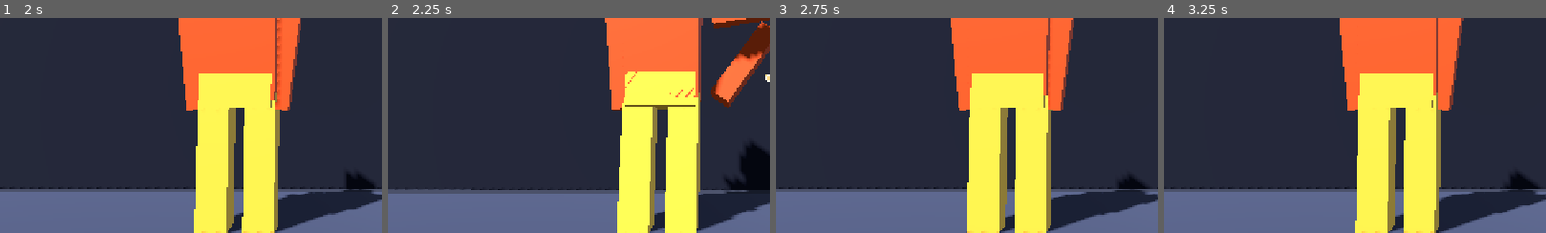
Above: before the commit, frames 1-4 (left to right).
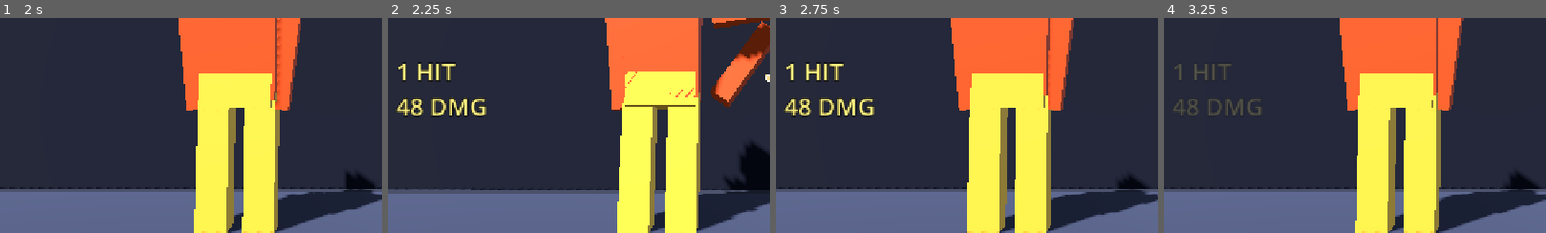
Above: after the commit, the same moments.

Repository: muji-wyh/FootisesGame3
Game: Godot game, scene res://scenes/match/Training.tscn
Same seed, same stepped clock (60 frames per second), same inputs: the game is played once before the commit and once after it. This scene is started directly instead of the project's main scene. Sound files missing from this copy of the repository are replaced by a short silence.
Inputs (mouse positions are % of the whole screen's width and height, from its top left):
- Up to frame 1 (2 s): move the mouse to (72, 45) at 0.52 s; hold D 0.53-1.25 s; tap U (p1_lp) at 0.6 s; click (72, 45) at 0.67 s; drag from (30, 55) to (45, 70) at 1.27 s
- Up to frame 2 (2.25 s): move the mouse to (60, 28) at 2.02 s; hold D from 2.03 s (still down); tap I at 2.1 s
- Up to frame 3 (2.75 s): keep holding D
- Up to frame 4 (3.25 s): release D at 2.75 s; drag from (45, 70) to (20, 35) at 2.77 s
The pictures show only the part of the screen within x 4-54%, y 45-95%; the shares and areas given below are measured in that part.

Frame 1 is identical in both runs. In frame 2, 1.7% of the frame differs, in the area x 2-26%, y 20-47%; in frame 3, 1.7%; in frame 4, 0.7%.

Commit message:
Fix hit spark visibility and hit counter
Co-authored-by: Copilot <223556219+Copilot@users.noreply.github.com>

Diff:
--- a/characters/blaze/blaze.gd
+++ b/characters/blaze/blaze.gd
@@ -39,12 +39,12 @@
 ## These relationships are locked in by _test_blaze_button_roles() in tools/run_tests.gd;
 ## retune the data and that test together if a button's role changes.
 const NORMAL_TUNING := {
-	"st_lp": {"startup": 4, "active": 3, "recovery": 9, "damage …(90 unchanged characters)… ck": 3.2, "hit_offset": Vector3(0.57, 1.0, 0.0), "hit_size": Vector3(0.37, 0.36, 0.55), "cancel_into": ["flame_step_l"], "hit_reaction_clip": "KB_Hit_m_HighRight_Weak"},
+	"st_lp": {"startup": 4, "active": 3, "recovery": 9, "damage …(90 unchanged characters)… ck": 3.2, "hit_offset": Vector3(0.57, 1.35, 0.0), "hit_size": Vector3(0.37, 0.62, 0.55), "cancel_into": ["flame_step_l"], "hit_reaction_clip": "KB_Hit_m_HighRight_Weak"},
 	"st_mp": {"startup": 7, "active": 3, "recovery": 16, "damage": 48, "hitstun": 18, "blockstun": 11, "hitstop": 10, "gua …(227 unchanged characters)…
 	"st_hp": {"startup": 9, "active": 4, "recovery": 18, "damage": 78, "hitstun": 21, "blockstun": 13, "hitstop": 12, "gua …(297 unchanged characters)…
 	"st_lk": {"startup": 5, "active": 3, "recovery": 9, "damage": 29, "hitstun": 14, "blockstun": 9, "hitstop": 9, "guard": GameConst.Guard.MID, "knockback": 3.0, "hit_offset": Vector3(0.66, 0.72, 0.0), "hit_size": Vector3(0.46, 0.34, 0.62), "cancel_into": ["flame_step_l"]},
 	"st_mk": {"startup": 7, "active": 4, "recovery": 14, "damage": 51, "hitstun": 18, "blockstun": 11, "hitstop": 10, "guard": GameConst.Guard.MID, "knockback": 4.2, "hit_offset": Vector3(0.74, 0.86, 0.0), "hit_size": Vector3(0.54, 0.40, 0.68), "cancel_into": []},
-	"st_hk": {"startup": 11, "active": 4, "recovery": 20, "dama …(92 unchanged characters)… back": 5.6, "hit_offset": Vector3(0.82, 0.98, 0.0), "hit_size": Vector3(0.62, 0.46, 0.72), "launch": false, "launch_veloc …(153 unchanged characters)…
+	"st_hk": {"startup": 11, "active": 4, "recovery": 20, "dama …(92 unchanged characters)… back": 5.6, "hit_offset": Vector3(0.82, 1.36, 0.0), "hit_size": Vector3(0.62, 0.56, 0.72), "launch": false, "launch_veloc …(153 unchanged characters)…
 	"cr_lp": {"startup": 4, "active": 3, "recovery": 9, "damage": 25, "hitstun": 13, "blockstun": 9, "hitstop": 9, "guard": GameConst.Guard.MID, "knockback": 3.1, "hit_offset": Vector3(0.58, 0.78, 0.0), "hit_size": Vector3(0.37, 0.34, 0.55), "cancel_into": ["flame_step_l"]},
 	"cr_mp": {"startup": 6, "active": 3, "recovery": 12, "damage": 46, "hitstun": 16, "blockstun": 10, "hitstop": 10, "guard": GameConst.Guard.MID, "knockback": 3.5, "cancel_into": ["st_mp", "flame_surge", "flame_step_m", "super_inferno"]},
 	"cr_hp": {"startup": 7, "active": 5, "recovery": 22, "damage": 74, "hitstun": 22, "blockstun": 12, "hitstop": 12, "gua …(298 unchanged characters)…
--- a/scripts/combat/CharacterKit.gd
+++ b/scripts/combat/CharacterKit.gd
@@ -38,7 +38,7 @@
 		{"id": "st_lp", "display_name": "Stand LP", "button": GameConst.Btn.LP, "stance": GameConst.Stance.STAND,
 			"startup": 4, "active": 3, "recovery": 9, "damage": 28,
 			"hitstun": 16, "blockstun": 9, "hitstop": 9, "guard": GameConst.Guard.MID, "knockback": 3.2,
-			"hit_offset": Vector3(0.62, 1.0, 0.0), "hit_size": Vector3(0.42, 0.36, 0.55),
+			"hit_offset": Vector3(0.62, 1.35, 0.0), "hit_size": Vector3(0.42, 0.62, 0.55),
 			"cancel_into": cancels},
 		{"id": "st_mp", "display_name": "Stand MP", "button": GameConst.Btn.MP, "stance": GameConst.Stance.STAND,
 			"startup": 7, "active": 3, "recovery": 16, "damage": 50,
--- a/scripts/match/HitSpark.gd
+++ b/scripts/match/HitSpark.gd
@@ -67,6 +67,7 @@
 	mat.shading_mode = BaseMaterial3D.SHADING_MODE_UNSHADED
 	mat.transparency = BaseMaterial3D.TRANSPARENCY_ALPHA
 	mat.blend_mode = BaseMaterial3D.BLEND_MODE_ADD
+	mat.no_depth_test = true
 	mat.albedo_color = color
 	mat.emission_enabled = true
 	mat.emission = color
--- a/scripts/ui/HUD.gd
+++ b/scripts/ui/HUD.gd
@@ -169,14 +169,14 @@
 	if side == 1:
 		rect.position.x = info["x"] + DR_W * (1.0 - frac)
 
-## Show this side's combo count + (scaled) damage. hits < 2 starts the fade-out but keeps
-## the last value on screen; hits >= 2 refreshes it. Driven by the fighter's combo_changed.
+## Show this side's hit count + (scaled) damage. hits <= 0 starts the fade-out but keeps
+## the last value on screen; hits > 0 refreshes it. Driven by the fighter's combo_changed.
 func set_combo(side: int, hits: int, damage: int) -> void:
 	var lbl: Label = _combo_label[side]
 	if lbl == null:
 		return
-	if hits >= 2:
-		lbl.text = "%d HITS\n%d DMG" % [hits, damage]
+	if hits > 0:
+		lbl.text = "%d %s\n%d DMG" % [hits, "HIT" if hits == 1 else "HITS", damage]
 		_combo_show[side] = 1.1
 		lbl.modulate.a = 1.0
 
--- a/tools/run_tests.gd
+++ b/tools/run_tests.gd
@@ -218,7 +218,18 @@
 	_step(ctx, _neutral(), _neutral(), 20)
 	_check("P2 took jab damage", f2.health < hp_before)
 	_check("P1 gained meter on hit", f1.meter > 0)
-	ctx["arena"].queue_free()
+	_check("standing LP impact spawns at jab fist height", f2.last_hit_point.y >= 1.25)
+	ctx["arena"].queue_free()
+
+	var hk_ctx := _build()
+	var h1: Fighter = hk_ctx["f1"]
+	var h2: Fighter = hk_ctx["f2"]
+	h1.position.x = -0.5
+	h2.position.x = 0.5
+	_step(hk_ctx, _mk(0, 0, GameConst.Btn.HK), _neutral(), 1)
+	_step(hk_ctx, _neutral(), _neutral(), 24)
+	_check("standing HK impact spawns at high-kick height", h2.last_hit_point.y >= 1.3)
+	hk_ctx["arena"].queue_free()
 
 func _test_lp_whiff_range() -> void:
 	print("[lp whiff range]")
@@ -1481,6 +1492,10 @@
 	var ring := spark.get_child(1) as MeshInstance3D
 	_check("hit spark core is compact", core != null and core.mesh is SphereMesh and (core.mesh as SphereMesh).radius <= 0.12)
 	_check("hit spark ring is compact", ring != null and ring.mesh is TorusMesh and (ring.mesh as TorusMesh).outer_radius <= 0.19)
+	_check("hit spark draws over fighters",
+		core != null and ring != null
+		and (core.material_override as StandardMaterial3D).no_depth_test
+		and (ring.material_override as StandardMaterial3D).no_depth_test)
 	spark.free()
 	var scene := MatchScene.new()
 	var victim := Fighter.new()
@@ -2424,7 +2439,10 @@
 	for i in range(120):
 		hud.tick_visuals(1.0 / 60.0)
 	_check("trail eases down to the real HP", absf(hud._trail_frac[0] - 0.5) < 0.05)
-	# Combo counter shows on >= 2 hits, then fades out.
+	# Combo counter shows immediately, even for a single hit, then fades out.
+	hud.set_combo(0, 1, 27)
+	_check("single-hit damage label visible immediately", hud._combo_label[0].modulate.a > 0.9)
+	_check("single-hit damage label populated", hud._combo_label[0].text.contains("1 HIT") and hud._combo_label[0].text.contains("27 DMG"))
 	hud.set_combo(0, 7, 312)
 	_check("combo label visible immediately on update", hud._combo_label[0].modulate.a > 0.9)
 	hud.tick_visuals(1.0 / 60.0)
